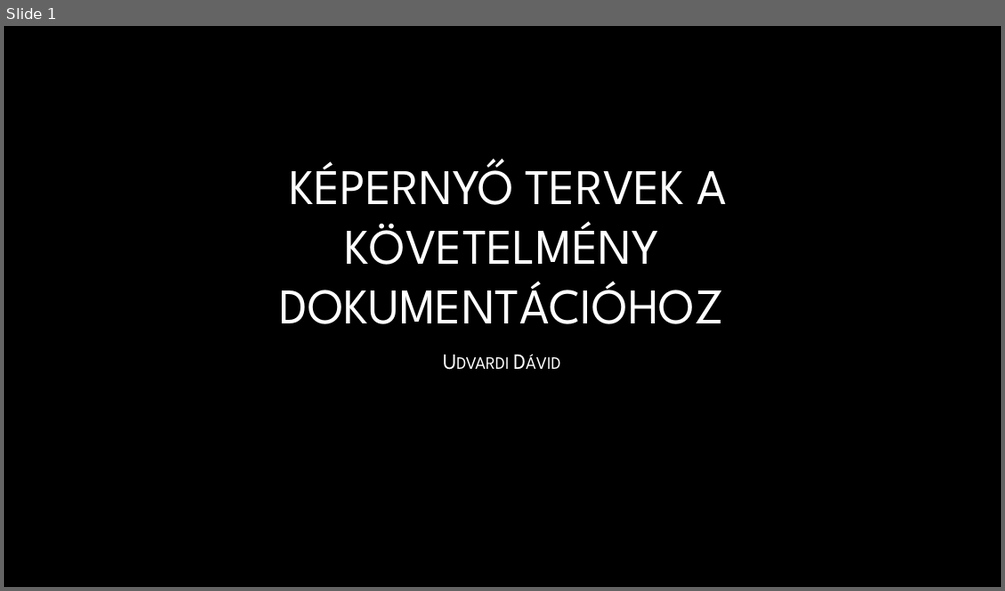
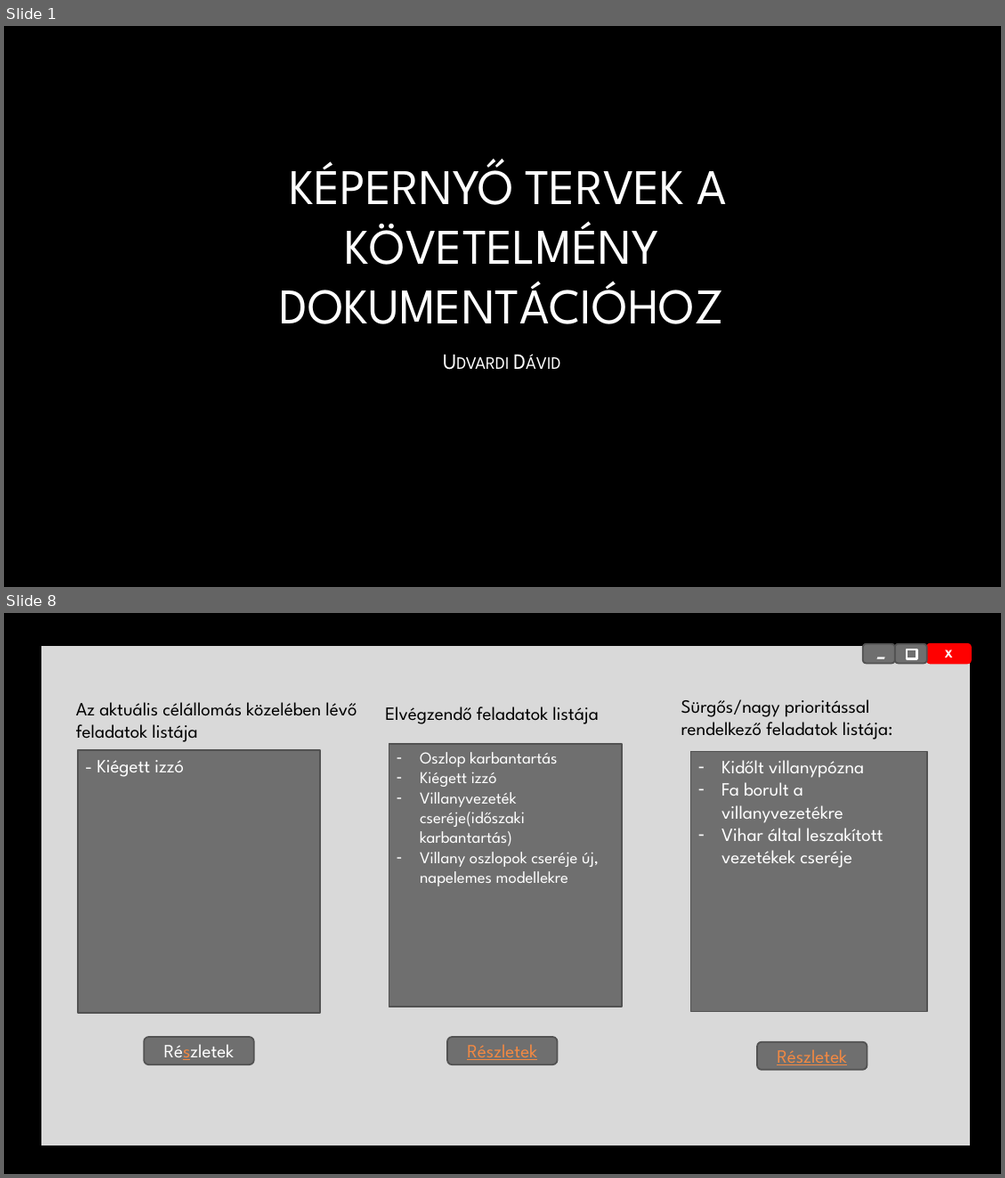
Before and after one commit to B34B77/Szakdolgozat, a slide deck: Dokumentumok/Képernyő tervek.pptx. Shown one above the other, each under a label of ours: slide 1 before the commit, slides 1 and 8 after it; the slides between them are not shown. The pictures are 1005x591 and 1005x1178 pixels, drawn with LibreOffice and Linux fonts; fonts in the diff are those of the drawing; background and template pictures are left out. Boxes give left, top, right and bottom in pixels: in the first picture for what was removed or moved away, otherwise in the second. Text is boxed around its words. In the diff, an @@ line names an element or a change of style, - is before the commit and + after.

```diff
--- a/Dokumentumok/Képernyő tervek.pptx
+++ b/Dokumentumok/Képernyő tervek.pptx
@@ slide 8 added at bbox=[4, 613, 1001, 1174], background picture (left out) @@
@@ rectangle added at bbox=[40, 645, 971, 1146], fill #D9D9D9, outline #000000 1.5 pt @@
@@ rounded rectangle added at bbox=[863, 643, 896, 663], fill #6F6F6F, outline #525252 1.5 pt, 28 pt, text #FFFFFF, italic @@
+-
@@ rounded rectangle added at bbox=[895, 643, 927, 663], fill #6F6F6F, outline #525252 1.5 pt @@
@@ rectangle added at bbox=[906, 649, 917, 659], fill #6F6F6F, outline #FFFFFF 2.25 pt @@
@@ rounded rectangle added at bbox=[927, 643, 971, 663], fill #FF0000, outline #FF0000 1.5 pt, 11 pt, text #FFFFFF, bold @@
+X
@@ text added at bbox=[76, 702, 356, 742], 18 pt, text #000000 @@
+Az aktuális célállomás közelében lévő feladatok listája
@@ text added at bbox=[385, 706, 598, 724], 18 pt, text #000000 @@
+Elvégzendő feladatok listája
@@ text added at bbox=[681, 699, 893, 739], 18 pt, text #000000 @@
+Sürgős/nagy prioritással rendelkező feladatok listája:
@@ rectangle added at bbox=[389, 744, 622, 1006], fill #6F6F6F, outline #525252 1.5 pt, 16 pt, text #FFFFFF @@
+– Oszlop karbantartás
+– Kiégett izzó
+– Villanyvezeték cseréje(időszaki karbantartás)
+– Villany oszlopok cseréje új, napelemes modellekre
@@ rectangle added at bbox=[78, 750, 320, 1013], fill #6F6F6F, outline #525252 1.5 pt, 18 pt, text #FFFFFF @@
+- Kiégett izzó
@@ rectangle added at bbox=[691, 751, 928, 1012], fill #6F6F6F, outline #525252 1.5 pt, 18 pt, text #FFFFFF @@
+– Kidőlt villanypózna
+– Fa borult a villanyvezetékre
+– Vihar által leszakított vezetékek cseréje
@@ rounded rectangle added at bbox=[144, 1037, 254, 1064], fill #6F6F6F, outline #525252 1.5 pt, 18 pt, text #FFFFFF @@
+Részletek
@@ rounded rectangle added at bbox=[447, 1037, 558, 1064], fill #6F6F6F, outline #525252 1.5 pt, 18 pt, text #F28943, underline @@
+Részletek
@@ rounded rectangle added at bbox=[757, 1041, 867, 1070], fill #6F6F6F, outline #525252 1.5 pt, 18 pt, text #F28943, underline @@
+Részletek
```
Also in this commit, not shown: 9 slides changed, 18 other slides added, 2 slides removed.
